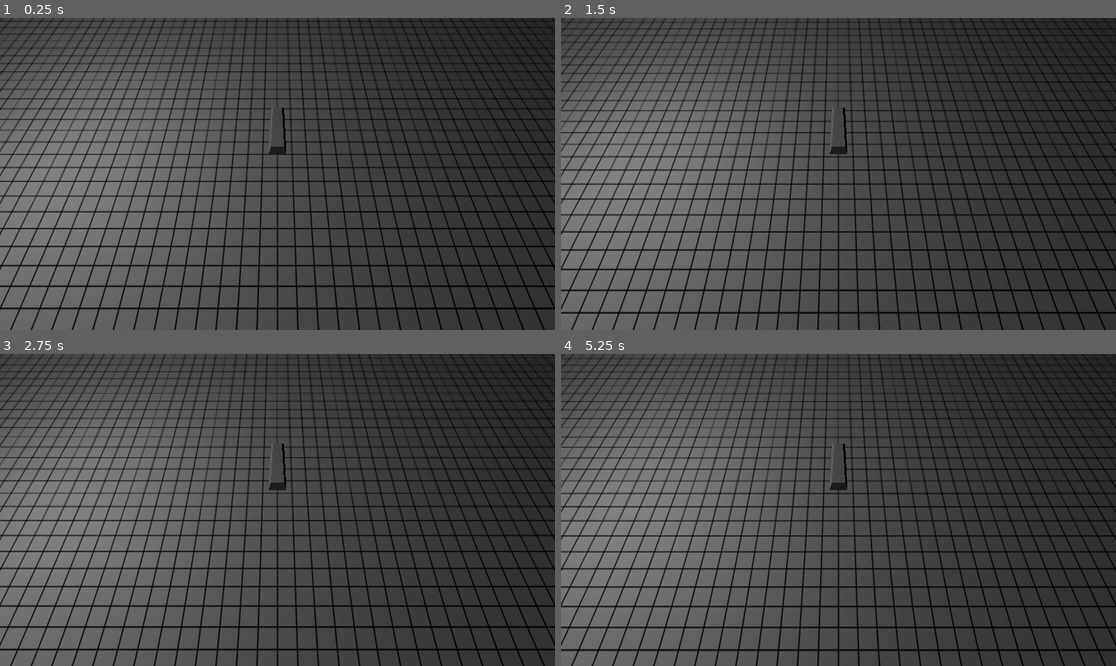
Above: before the commit, frames 1-4 (two rows, left to right).
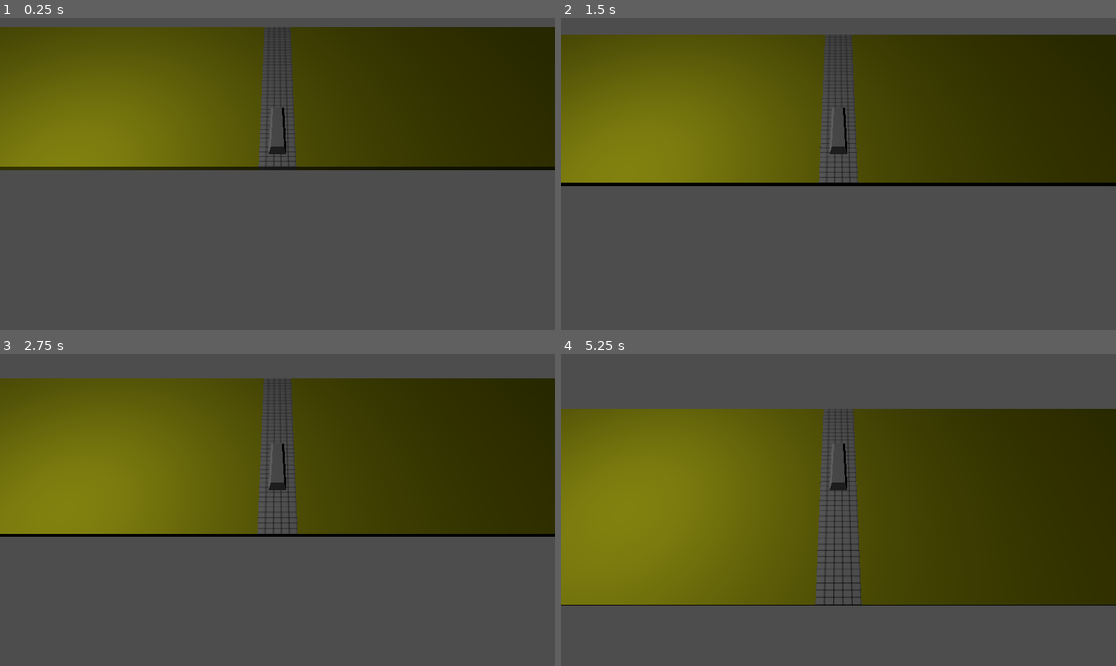
Above: after the commit, the same moments.

Repository: CodingCat2011/Traintrack
Game: Godot game, scene res://Scenes/node_3d.tscn
Two runs of this game, one before a commit and one after it. Both use one fixed random seed, a clock stepped at 60 frames per second and the inputs below.
Inputs:
- Up to frame 1 (0.25 s): no input
- Up to frame 2 (1.5 s): tap Enter at 0.5 s; hold Shift (Train_speed_up) 0.53-1.28 s; hold Ctrl (Train_slow_down) from 1.28 s (still down)
- Up to frame 3 (2.75 s): release Ctrl (Train_slow_down) at 2.03 s; hold Shift (Train_speed_up) from 2.03 s (still down)
- Up to frame 4 (5.25 s): release Shift (Train_speed_up) at 3.53 s; hold Ctrl (Train_slow_down) from 3.53 s (still down)

The runs differ from the first frame. In frame 1, 69% of the frame differs, in the area x 0-100%, y 0-100%; in frame 2, 70%; in frame 3, 70%; in frame 4, 75%.

Commit message:
Added world segments, repeating pending

Diff:
--- a/traintrack/Scenes/node_3d.tscn
+++ b/traintrack/Scenes/node_3d.tscn
@@ -8,12 +8,15 @@
 
 [sub_resource type="StandardMaterial3D" id="StandardMaterial3D_mtyou"]
 albedo_texture = ExtResource("2_6yoj7")
-uv1_scale = Vector3(50, 50, 50)
+uv1_scale = Vector3(8, 1, 1)
+
+[sub_resource type="StandardMaterial3D" id="StandardMaterial3D_yr3n8"]
+albedo_color = Color(1, 1, 0.117647, 1)
 
 [node name="Node3D" type="Node3D"]
 
 [node name="Player" type="CharacterBody3D" parent="."]
-transform = Transform3D(1, 0, 0, 0, 1, 0, 0, 0, 1, 0, 1, 20.7996)
+transform = Transform3D(1, 0, 0, 0, 1, 0, 0, 0, 1, 0, 1, 9.97213)
 script = ExtResource("1_cjf0f")
 
 [node name="Train_low_poly" parent="Player" instance=ExtResource("1_7lp7g")]
@@ -35,5 +38,15 @@
 
 [node name="Ground" type="CSGBox3D" parent="."]
 transform = Transform3D(1, 0, 0, 0, 1, 0, 0, 0, 1, 0, -0.509912, 0)
-size = Vector3(500, 1, 500)
+size = Vector3(5, 1, 30)
 material = SubResource("StandardMaterial3D_mtyou")
+
+[node name="Ground2" type="CSGBox3D" parent="."]
+transform = Transform3D(1, 0, 0, 0, 1, 0, 0, 0, 1, 30, -0.51, 0)
+size = Vector3(55, 1, 30)
+material = SubResource("StandardMaterial3D_yr3n8")
+
+[node name="Ground3" type="CSGBox3D" parent="."]
+transform = Transform3D(1, 0, 0, 0, 1, 0, 0, 0, 1, -30, -0.51, 0)
+size = Vector3(55, 1, 30)
+material = SubResource("StandardMaterial3D_yr3n8")
Not shown: 1 places in traintrack/Scenes/node_3d.tscn that only renumber resources
